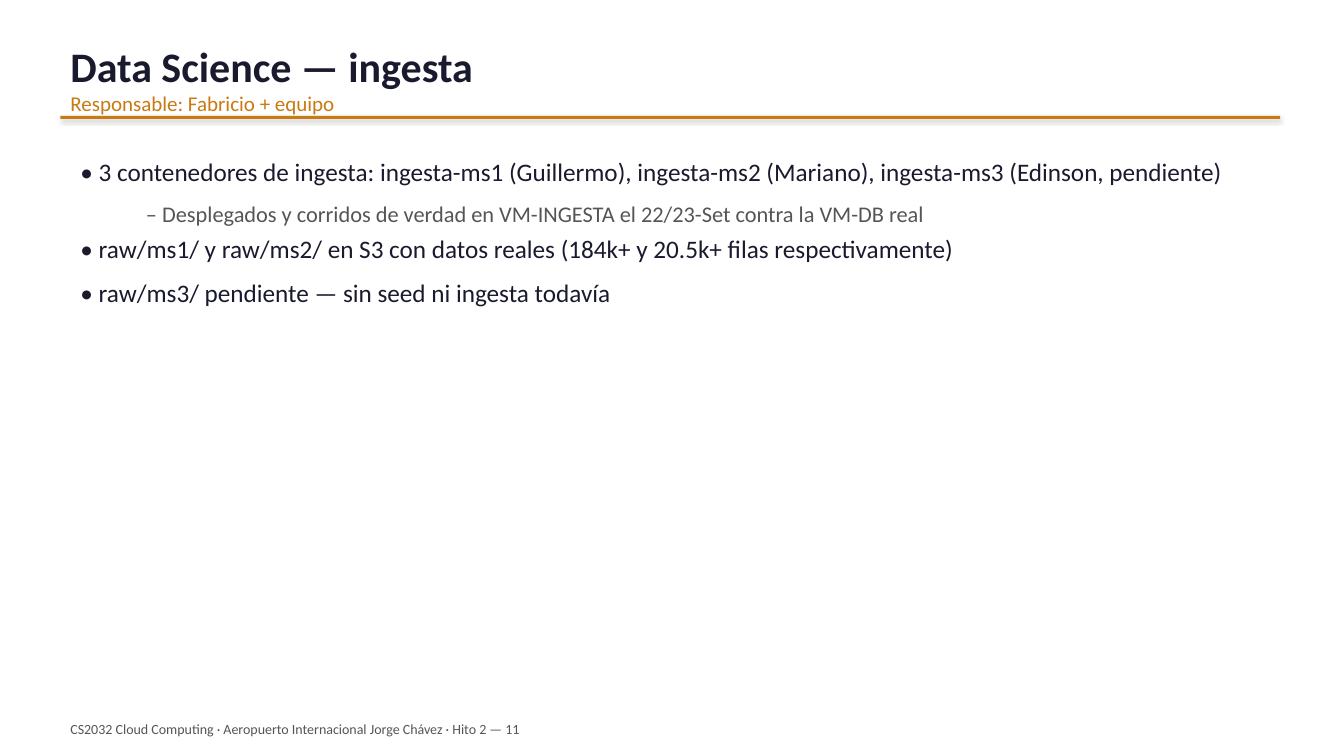
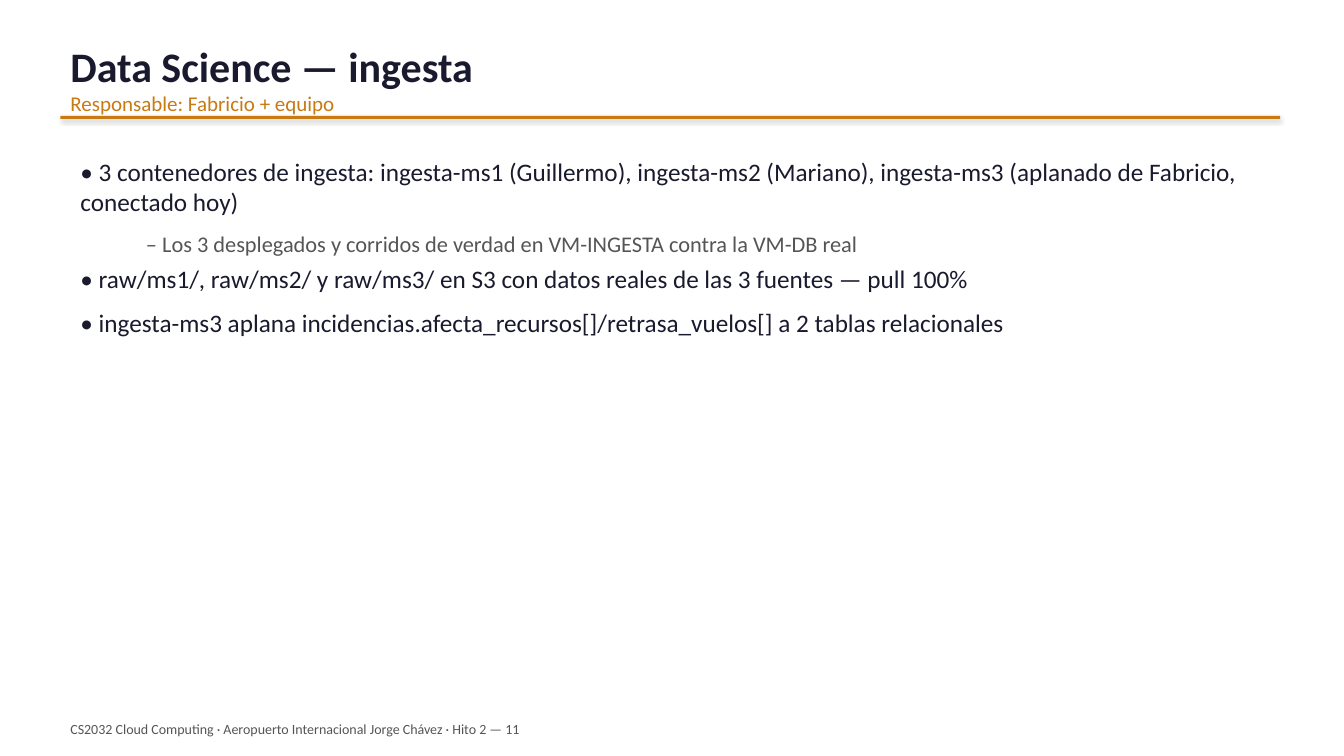
Before and after one commit to btoroled/cloud-computing-proyecto, a slide deck: slide 12 of ppt/hito2-resumen.pptx. Drawn at 1344x756 pixels with LibreOffice and Linux fonts; fonts in the diff are those of the drawing. Boxes give left, top, right and bottom in pixels: in the first picture for what was removed or moved away, otherwise in the second. Text is boxed around its words. In the diff, an @@ line names an element or a change of style, - is before the commit and + after.

Commit message:
docs: actualizar PPT y benja.md - ingesta-ms3 completo, 5/5 queries Athena

```diff
--- a/ppt/hito2-resumen.pptx
+++ b/ppt/hito2-resumen.pptx
@@ text at box(80, 162, 1235, 337): text changed @@
-• 3 contenedores de ingesta: ingesta-ms1 (Guillermo), ingesta-ms2 (Mariano), ingesta-ms3 (Edinson, pendiente)
-  – Desplegados y corridos de verdad en VM-INGESTA el 22/23-Set contra la VM-DB real
-• raw/ms1/ y raw/ms2/ en S3 con datos reales (184k+ y 20.5k+ filas respectivamente)
-• raw/ms3/ pendiente — sin seed ni ingesta todavía
+• 3 contenedores de ingesta: ingesta-ms1 (Guillermo), ingesta-ms2 (Mariano), ingesta-ms3 (aplanado de Fabricio, conectado hoy)
+  – Los 3 desplegados y corridos de verdad en VM-INGESTA contra la VM-DB real
+• raw/ms1/, raw/ms2/ y raw/ms3/ en S3 con datos reales de las 3 fuentes — pull 100%
+• ingesta-ms3 aplana incidencias.afecta_recursos[]/retrasa_vuelos[] a 2 tablas relacionales
```
Also in this commit, not shown: 3 other slides changed, 1 other file.
